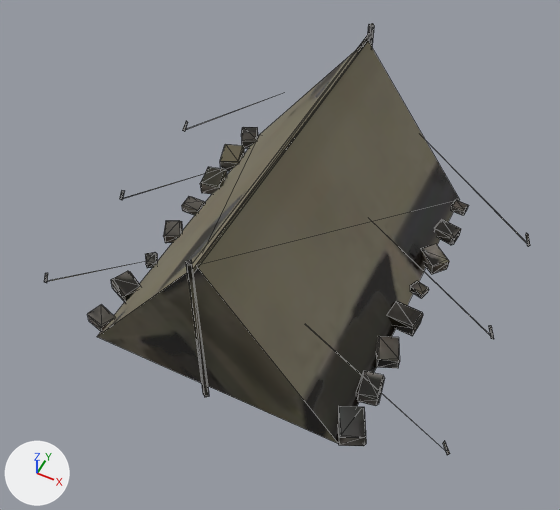
Renders of the glTF model public/models/tent_lod1.glb from each side of a commit.
The view is the same before and after, from a 50 mm camera at (2.69, -5.72, 7.21) aimed at (-0.03, -0.27, 0.4). The lights are fixed; the arrows at lower left show +X, +Y and +Z. The first picture is the older version. Mesh edges are drawn as thin lines. Vertices at exactly the same position are counted once.

Names of what the first picture shows: 'tent.001'.
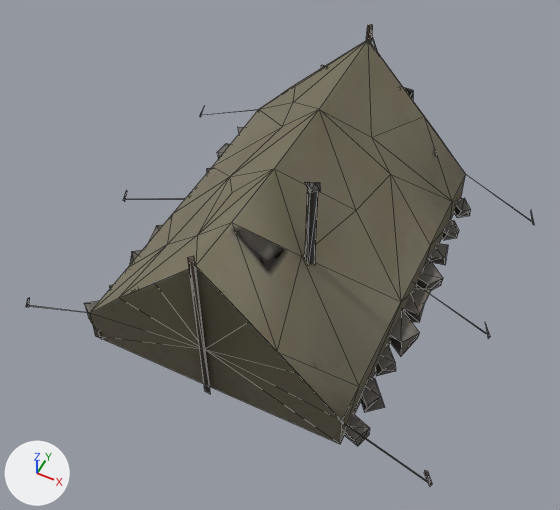
Boxes (x1, y1, x2, y2) around the edits, measured in the pictures (560 x 510 px):
'tent.001', reshaped, moved, rescaled (7% taller): before (44, 23, 530, 455); after (26, 24, 534, 486)
part 1 of me_tent, rebuilt (not visible afterwards): before (163, 221, 182, 243)
part 2 of me_tent, rebuilt: before (387, 301, 423, 336); after (417, 258, 443, 290)
part 3 of me_tent, rebuilt: before (338, 406, 366, 446); after (361, 378, 385, 412)
part 4 of me_tent, rebuilt: before (97, 41, 460, 443); after (90, 39, 466, 444)
part 5 of me_tent, deleted: before (44, 23, 530, 455)
part 6 of me_tent, reshaped: before (87, 33, 449, 331); after (26, 24, 534, 486)

Patch to the scene script:
```diff
--- a/public/models/tent_lod1.glb.py
+++ b/public/models/tent_lod1.glb.py
@@ me_tent @@
 # used by ob_tent_001; parent = ob_tent; location = (0.000966, 0.000712, 1.065); scale = (2.55, 2.55, 2.55)
-me_tent.from_pydata(...)  # 307 vertices, 476 faces; spans x -1.0..1.0, y -0.84..0.84, z -0.43..0.43
+me_tent.from_pydata(...)  # 308 vertices, 371 faces; spans x -0.9..0.9, y -1.0..1.0, z -0.43..0.43
+# me_tent part 1: the loose piece of 14 vertices spanning x -0.67..-0.55, y -0.17..-0.04, z -0.42..-0.36 is rebuilt with 8 vertices and now spans x -0.62..-0.48, y -0.16..-0.03, z -0.42..-0.36
+# me_tent part 2: the loose piece of 14 vertices spanning x 0.54..0.68, y -0.16..-0.04, z -0.42..-0.35 is rebuilt with 8 vertices and now spans x 0.47..0.63, y -0.17..-0.01, z -0.43..-0.34
+# me_tent part 3: the loose piece of 13 vertices spanning x 0.53..0.69, y -0.79..-0.62, z -0.42..-0.34 is rebuilt with 8 vertices and now spans x 0.5..0.63, y -0.8..-0.66, z -0.42..-0.35
+# me_tent part 4: the loose piece of 6 vertices spanning x -0.59..0.59, y -0.78..0.78, z -0.42..0.37 is rebuilt with 56 vertices and now spans x -0.54..0.54, y -0.98..0.47, z -0.41..0.31
+# me_tent part 5: 23 loose pieces with 185 vertices, spanning x -1.0..1.0, y -0.84..0.84, z -0.43..0.43, are deleted
+# me_tent part 6: 74 vertices removed from x -0.69..0.68, y -0.82..0.82, z -0.42..0.38; 227 vertices added at x -0.9..0.9, y -1.0..1.0, z -0.43..0.43
 me_tent.materials.append(mat_tent_baked)
@@ ob_tent_001 @@
 ob_tent_001.parent = ob_tent
-ob_tent_001.location = (0.000966, 0.000712, 1.065)
-ob_tent_001.scale = (2.55, 2.55, 2.55)
+ob_tent_001.location = (-0.00212, 0.703, 1.152)
+ob_tent_001.scale = (2.8, 2.8, 2.8)
```
